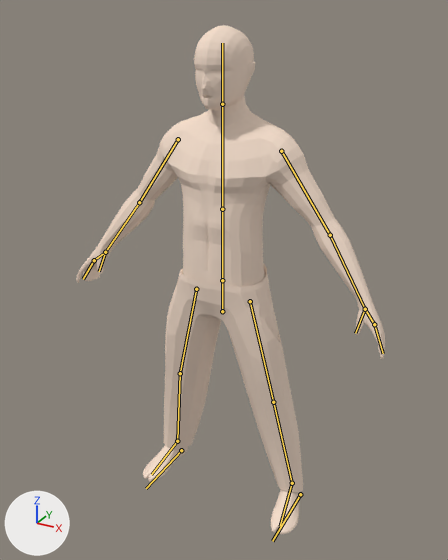
Renders of the Blender file Madhouse/Assets/Models/Agent_modeled_half_mirror .blend from each side of a commit.
One viewpoint serves both versions: a 50 mm lens placed at (2.31, -4.19, 4.32), pointed at (0.28, -0.49, 2.48). The lights are fixed; the arrows at lower left show +X, +Y and +Z. The bones that bend it are drawn over the model as lines.
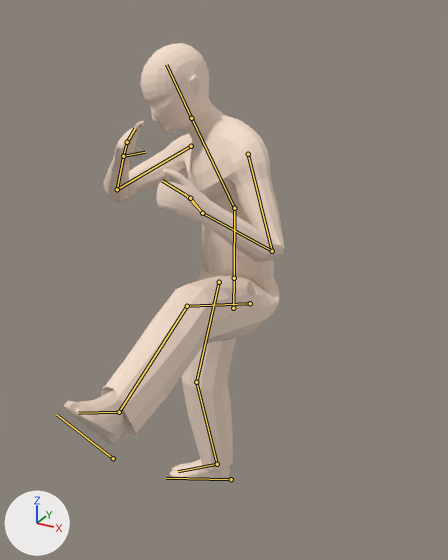
The newer file adds an action. The first version stands in its rest pose; the second is drawn at frame 66 of the action 'Attack.002'.

Changed parts and their boxes [x1, y1, x2, y2] in the pictures (448 x 560 px):
'Cube.001', posed (29% narrower, 14% shorter)
    before: [76, 25, 385, 534]
    after: [64, 43, 284, 481]
bone 'Controller', root to tip
    before: (222, 311) to (222, 280)
    after: (233, 308) to (234, 278)
bone 'Oberkorper', root to tip
    before: (222, 209) to (222, 104)
    after: (234, 208) to (191, 118)
bone 'Bone', root to tip
    before: (300, 494) to (272, 541)
    after: (113, 458) to (56, 414)
bone 'Bone.001', root to tip
    before: (181, 450) to (146, 488)
    after: (231, 479) to (166, 478)

The edits, one by one:
Bone 'Controller' (bone_controller) moves from (0.0, 0.0, 0.0) to (0.38, -0.08, 0.06).
Bone 'Controller' (bone_controller) turns from (0, 0, 0) to (0, -31, 0) degrees about its own x, y and z.
Bone 'Oberkorper' (bone_oberkorper) turns from (0, 0, 0) to (-6, 2, 24) degrees about its own x, y and z.
Bone 'Pull.l' (bone_pull_l) moves from (0.0, 0.0, 0.0) to (3.29, 0.06, -1.46).
Bone 'Arm IK.l' (bone_arm_ik_l) moves from (0.0, 0.0, 0.0) to (-1.94, -1.75, -2.36).
Bone 'Bone' (bone_bone) moves from (0.0, 0.0, 0.0) to (4.74, 5.51, -0.85).
Bone 'Bone' (bone_bone) turns from (0, 0, 0) to (-1, -5, -55) degrees about its own x, y and z.
Bone 'Pull.r.001' (bone_pull_r_001) moves from (0.0, 0.0, 0.0) to (0.0, 0.07, 0.54).
Bone 'Arm IK.r.001' (bone_arm_ik_r_001) moves from (0.0, 0.0, 0.0) to (1.54, -1.09, 2.54).
Bone 'Arm Pull.001' (bone_arm_pull_001) moves from (0.0, 0.0, 0.0) to (-0.16, 0.0, 0.0).
Bone 'Bone.001' (bone_bone_001) moves from (0.0, 0.0, 0.0) to (-0.05, 0.29, 1.62).
Bone 'Bone.001' (bone_bone_001) turns from (0, 0, 0) to (-63, 0, 0) degrees about its own x, y and z.
